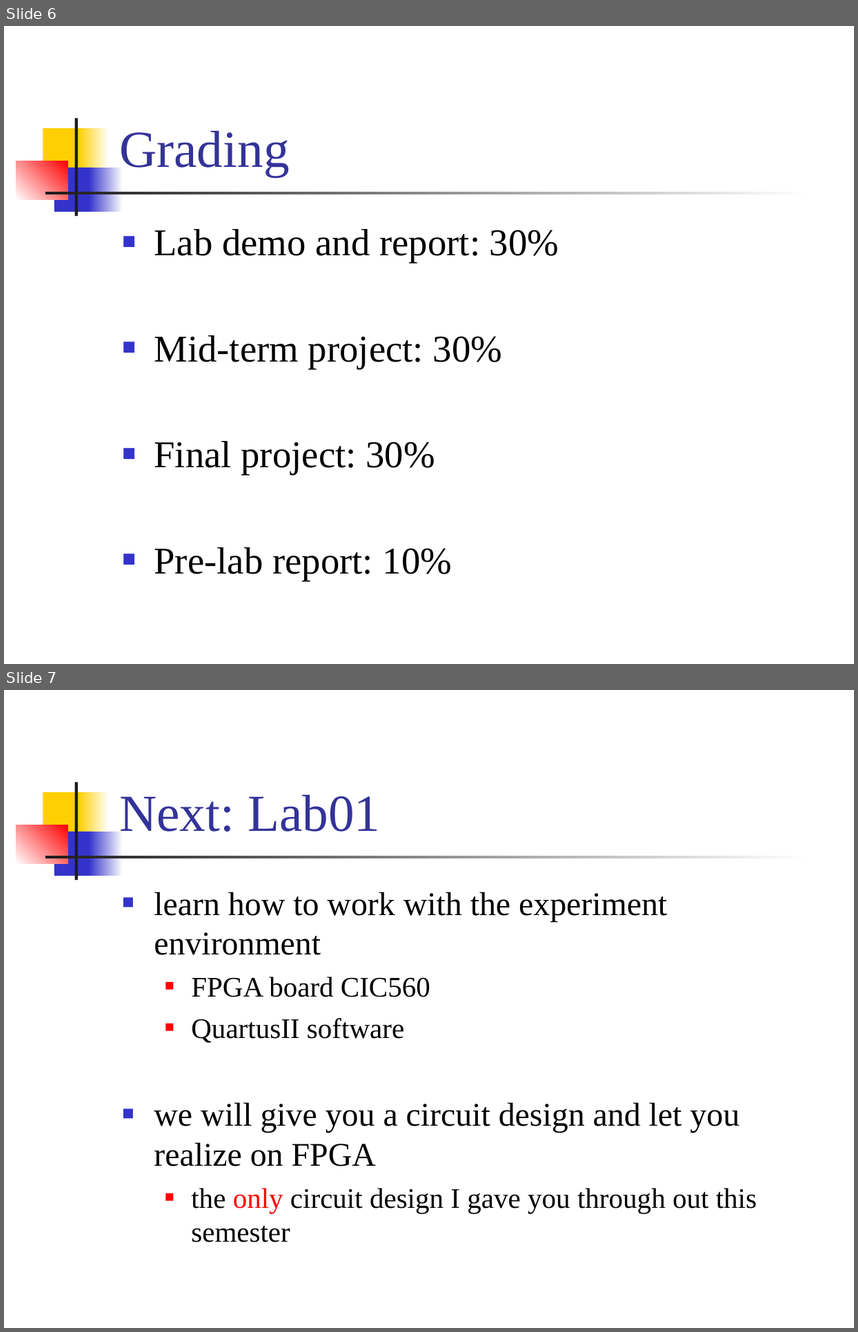
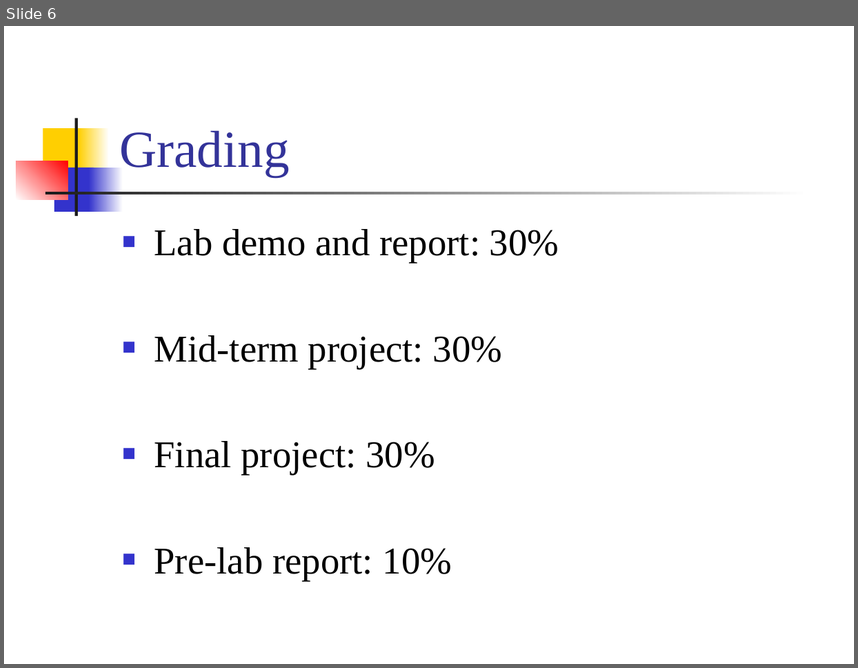
Before and after one commit to CGUSystemCourses/Comp_Org-2018, a slide deck: Lectures/lec00-course_intro/lab00-lab_rules.pptx. Shown one above the other, each under a label of ours: slides 6 and 7 before the commit, slide 6 after it. The pictures are 858x1332 and 858x668 pixels, drawn with LibreOffice and Linux fonts; fonts in the diff are those of the drawing. Boxes give left, top, right and bottom in pixels: in the first picture for what was removed or moved away, otherwise in the second. Text is boxed around its words. In the diff, an @@ line names an element or a change of style, - is before the commit and + after.

Commit message:
course intro for new FPGA board

```diff
--- a/Lectures/lec00-course_intro/lab00-lab_rules.pptx
+++ b/Lectures/lec00-course_intro/lab00-lab_rules.pptx
@@ slide 7 removed at [4,690,854,1328], background #FFFFFF; not listed: 7 template elements that a slide beside it also shows @@
@@ title removed at [119,794,380,831] @@
-Next: Lab01
@@ text removed at [154,891,757,1242] @@
-■ learn how to work with the experiment environment
-  ■ FPGA board CIC560
-  ■ QuartusII software
-■ we will give you a circuit design and let you realize on FPGA
-  ■ the only circuit design I gave you through out this semester
```
Also in this commit, not shown: 3 slides changed, 1 other slide removed.
